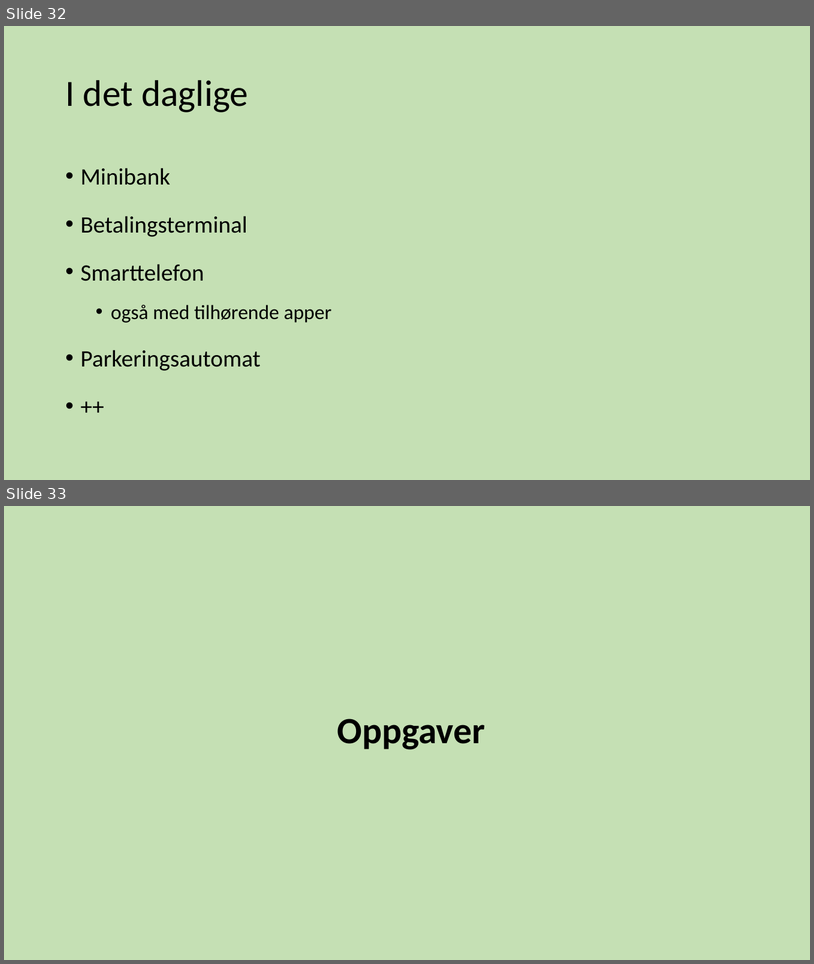
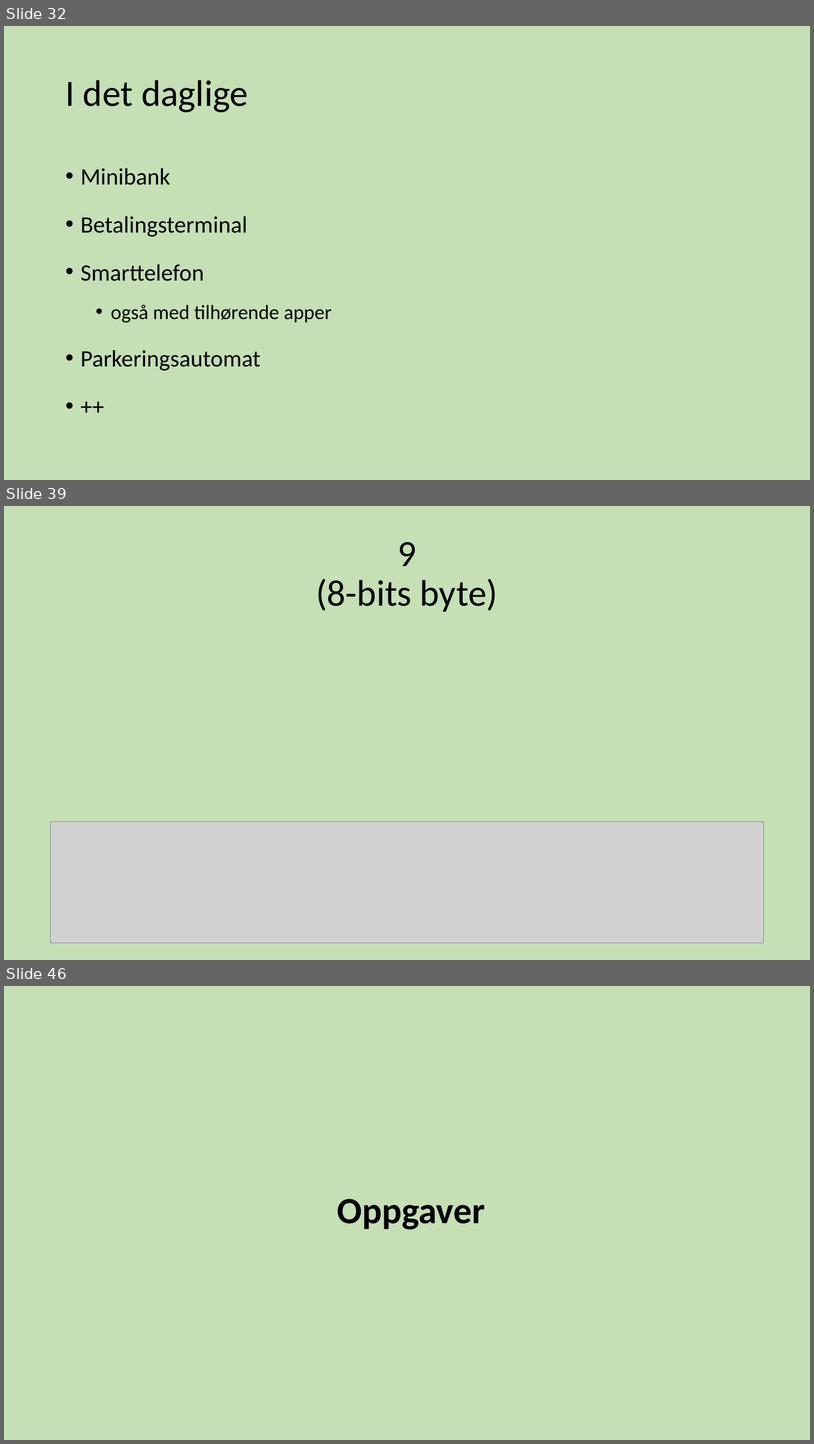
Before and after one commit to tabmy/SommerkursProg17, a slide deck: Forelesninger/ProgKursMandag.pptx. Shown one above the other, each under a label of ours: slides 32 and 33 before the commit, slides 32, 39 and 46 after it; the slides between them are not shown. The pictures are 814x964 and 814x1444 pixels, drawn with LibreOffice and Linux fonts; fonts in the diff are those of the drawing; grey boxes stand for pictures. Boxes give left, top, right and bottom in pixels: in the first picture for what was removed or moved away, otherwise in the second. Text is boxed around its words. In the diff, an @@ line names an element or a change of style, - is before the commit and + after.

```diff
--- a/Forelesninger/ProgKursMandag.pptx
+++ b/Forelesninger/ProgKursMandag.pptx
@@ slide 39 added at bbox=[4, 506, 810, 960], background #C5E0B4 @@
@@ title added at bbox=[316, 542, 498, 612], 44 pt, text #000000 @@
+9
+(8-bits byte)
@@ picture added at bbox=[51, 821, 764, 943] @@
@@ what was slide 33 is now slide 46 @@
```
Also in this commit, not shown: 4 slides changed, 12 other slides added, 2 other files.
